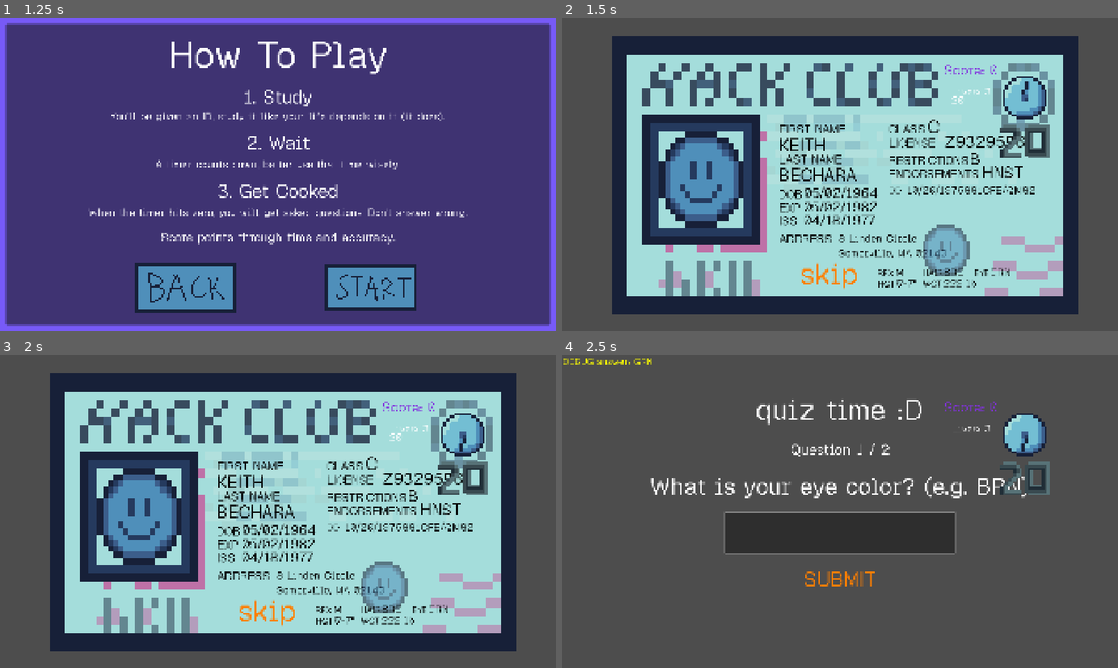
Above: before the commit, frames 1-4 (two rows, left to right).
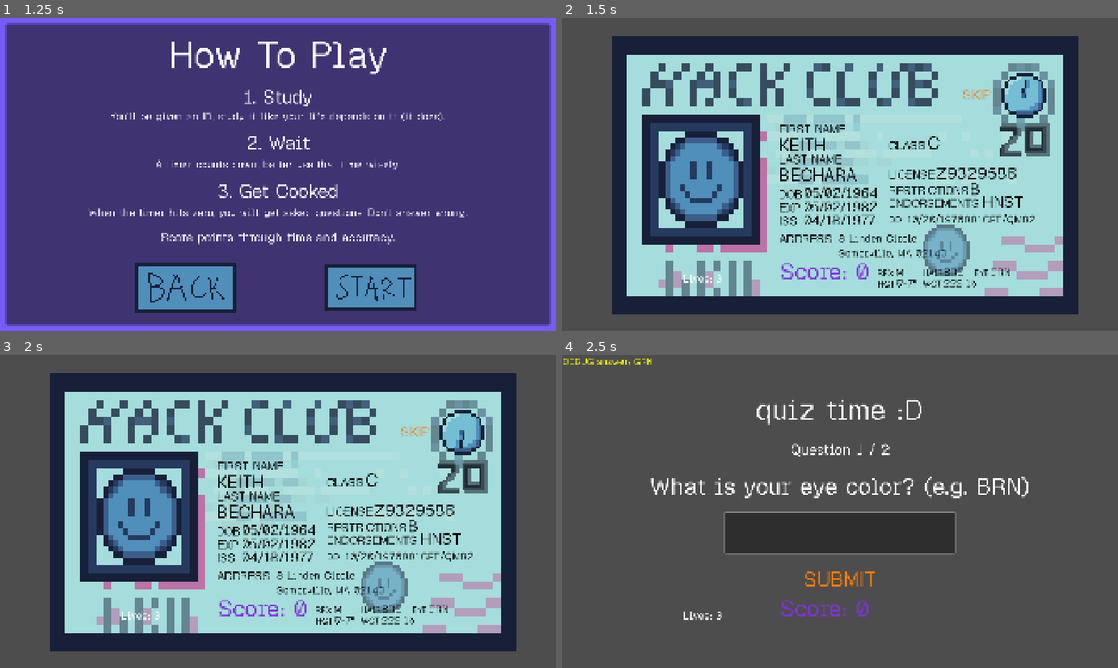
Above: after the commit, the same moments.

Repository: itstntcraft123/fake-an-id
Game: Godot game, scene res://scenes/main_menu.tscn
Two runs of this game, one before a commit and one after it. Both use one fixed random seed, a clock stepped at 60 frames per second and the inputs below.
Inputs:
- Up to frame 1 (1.25 s): click "[color=#ffffff00]> [/color][c…" at 0.5 s
- Up to frame 2 (1.5 s): click "[color=#ffffff00]> [/color][c…" at 1.25 s
- Up to frame 3 (2 s): no input
- Up to frame 4 (2.5 s): click "skip" (after the commit: "SKIP") at 2 s

Frame 1 is identical in both runs. In frame 2, 4.1% of the frame differs, in the area x 21-88%, y 14-87%; in frame 3, 4.1%; in frame 4, 1.8%.

Commit message:
made timer better
 - timer is now more accurate
 - the timer shows the time based on the actual time given (as it changes withs core)
 - repositioned some things on game.tscn to make room for timer

Diff:
--- a/scenes/game.tscn
+++ b/scenes/game.tscn
@@ -621,9 +621,9 @@
 [node name="DriversClassLabel" type="Label" parent="UI/Theme/IDCard" unique_id=1720002885]
 layout_mode = 0
 offset_left = 1128.0
-offset_top = 357.0
+offset_top = 413.0
 offset_right = 1356.0
-offset_bottom = 410.0
+offset_bottom = 466.0
 theme_override_colors/font_color = Color(0, 0, 0, 1)
 theme_override_font_sizes/font_size = 40
 text = "CLASS"
@@ -721,9 +721,9 @@
 [node name="DdLabel" type="Label" parent="UI/Theme/IDCard" unique_id=676266183]
 layout_mode = 0
 offset_left = 1129.0
-offset_top = 573.0
+offset_top = 674.0
 offset_right = 1314.0
-offset_bottom = 626.0
+offset_bottom = 727.0
 theme_override_colors/font_color = Color(0, 0, 0, 1)
 theme_override_font_sizes/font_size = 32
 text = "DD"
@@ -759,19 +759,19 @@
 
 [node name="LicenseNoLabel" type="Label" parent="UI/Theme/IDCard" unique_id=1244743100]
 layout_mode = 0
-offset_left = 1130.0
-offset_top = 405.0
-offset_right = 1315.0
-offset_bottom = 458.0
+offset_left = 1128.0
+offset_top = 514.0
+offset_right = 1313.0
+offset_bottom = 567.0
 theme_override_colors/font_color = Color(0, 0, 0, 1)
 theme_override_font_sizes/font_size = 40
 text = "LICENSE"
 
 [node name="LicenseNo" type="Label" parent="UI/Theme/IDCard/LicenseNoLabel" unique_id=954225392]
 layout_mode = 0
-offset_left = 190.0
+offset_left = 163.0
 offset_top = -14.0
-offset_right = 466.0
+offset_right = 439.0
 offset_bottom = 65.0
 theme_override_colors/font_color = Color(0, 0, 0, 1)
 theme_override_font_sizes/font_size = 55
@@ -780,9 +780,9 @@
 [node name="EndorsementsLabel" type="Label" parent="UI/Theme/IDCard" unique_id=105807167]
 layout_mode = 0
 offset_left = 1129.0
-offset_top = 512.0
+offset_top = 613.0
 offset_right = 1441.0
-offset_bottom = 565.0
+offset_bottom = 666.0
 theme_override_colors/font_color = Color(0, 0, 0, 1)
 theme_override_font_sizes/font_size = 40
 text = "ENDORSEMENTS"
@@ -800,9 +800,9 @@
 [node name="RestrictionsLabel" type="Label" parent="UI/Theme/IDCard" unique_id=1328342094]
 layout_mode = 0
 offset_left = 1129.0
-offset_top = 465.0
+offset_top = 569.0
 offset_right = 1441.0
-offset_bottom = 518.0
+offset_bottom = 622.0
 theme_override_colors/font_color = Color(0, 0, 0, 1)
 theme_override_font_sizes/font_size = 40
 text = "RESTRICTIONS"
@@ -831,7 +831,7 @@
 layout_mode = 0
 offset_left = 84.0
 offset_top = -6.0
-offset_right = 481.0
+offset_right = 359.0
 offset_bottom = 73.0
 theme_override_colors/font_color = Color(0, 0, 0, 1)
 theme_override_font_sizes/font_size = 45
@@ -953,44 +953,46 @@
 
 [node name="LivesLabel" type="Label" parent="UI/Theme" unique_id=210568411]
 layout_mode = 0
-offset_left = 1347.0
-offset_top = 229.0
-offset_right = 1428.0
-offset_bottom = 252.0
+offset_left = 419.0
+offset_top = 875.0
+offset_right = 602.0
+offset_bottom = 923.0
 theme_override_font_sizes/font_size = 36
 text = "LivesLabel"
 
 [node name="TimerLabel" type="Label" parent="UI/Theme" unique_id=1752270649]
 layout_mode = 0
-offset_left = 1345.0
-offset_top = 259.0
-offset_right = 1538.0
-offset_bottom = 307.0
+offset_left = 1387.0
+offset_top = 181.0
+offset_right = 1580.0
+offset_bottom = 229.0
 theme_override_font_sizes/font_size = 36
 text = "TimerLabel"
 
 [node name="ScoreLabel" type="Label" parent="UI/Theme" unique_id=1242551628]
 layout_mode = 0
-offset_left = 1320.0
-offset_top = 148.0
-offset_right = 1506.0
-offset_bottom = 212.0
+offset_left = 752.0
+offset_top = 822.0
+offset_right = 1062.0
+offset_bottom = 927.0
 theme_override_colors/font_color = Color(0.50980395, 0.19215687, 0.87058824, 1)
 theme_override_fonts/font = ExtResource("7_u5sy4")
+theme_override_font_sizes/font_size = 80
+text = "Score: 0"
+
+[node name="SkipButton" type="Button" parent="UI/Theme" unique_id=1717449017]
+layout_mode = 0
+offset_left = 1380.0
+offset_top = 229.0
+offset_right = 1488.0
+offset_bottom = 301.0
+theme_override_colors/font_color = Color(0.9085198, 0.55237514, 0.2488038, 1)
 theme_override_font_sizes/font_size = 48
-text = "Score: 0"
-
-[node name="SkipButton" type="Button" parent="UI/Theme" unique_id=1717449017]
-layout_mode = 0
-offset_left = 626.0
-offset_top = 775.0
-offset_right = 1219.0
-offset_bottom = 991.0
-text = "skip"
+text = "SKIP"
 
 [node name="TimerAnim" type="AnimatedSprite2D" parent="UI" unique_id=1064252235]
 texture_filter = 1
-position = Vector2(1598.0001, 351)
+position = Vector2(1596.0001, 343)
 scale = Vector2(9.5, 9.500001)
 sprite_frames = SubResource("SpriteFrames_63sl8")
 
--- a/scripts/game.gd
+++ b/scripts/game.gd
@@ -2,9 +2,11 @@
 
 const max_lives := 3
 const study_time := 20.0
+const clock_fps := 4.0
 
 @export var escape_screen: PackedScene
 @export var debug_show_answers := true
+@export var debug_show_timer_label := false
 
 var id_data := {}
 var lives = max_lives
@@ -31,12 +33,12 @@
 	quiz.hide()
 	skip_button.show()
 	id_card.show()
-	timer_label.show()
+	timer_label.visible = debug_show_timer_label
 	_update_hud()
 	study_timer.start(maxf(8.0, study_time - score))
 	timer_anim.show()
 	timer_anim.stop()
-	timer_anim.frame = 0
+	_set_clock_frame()
 
 func _generate_id() -> void:
 	var gender := Utils.random_gender()
@@ -71,17 +73,22 @@
 func _process(_delta: float) -> void:
 	if study_timer.is_stopped():
 		return
-	timer_label.text = str(ceili(study_timer.time_left))
-	var progress := 1.0 - study_timer.time_left / study_timer.wait_time
+	if debug_show_timer_label:
+		timer_label.text = str(ceili(study_timer.time_left))
+	_set_clock_frame()
+
+func _set_clock_frame() -> void:
 	var frame_count := timer_anim.sprite_frames.get_frame_count(timer_anim.animation)
-	timer_anim.frame = mini(int(progress * frame_count), frame_count - 1)
-
-	print(progress, " ", frame_count, " ", timer_anim.frame)
+	var sheet_duration := frame_count / clock_fps
+	var elapsed_on_sheet := sheet_duration - study_timer.time_left
+	timer_anim.frame = clampi(int(elapsed_on_sheet * clock_fps), 0, frame_count - 1)
+	# print(progress, " ", frame_count, " ", timer_anim.frame)
 
 func _on_study_over() -> void:
 	skip_button.hide()
 	id_card.hide()
 	timer_label.hide()
+	timer_anim.hide()
 	quiz.show()
 	quiz.start(id_data, 2 + score)
 
@@ -111,5 +118,5 @@
 		get_tree().paused = true
 
 func _on_skip_button_pressed() -> void:
+	study_timer.stop()
 	_on_study_over()
-	study_timer.stop()
